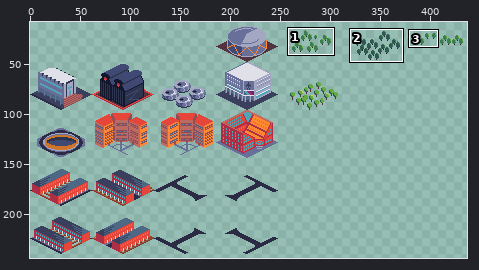
Two versions of one pixel-art file, Buildings.aseprite. Above: a wide view before the commit, with the close-up outlined.
Close-up. Earlier state:
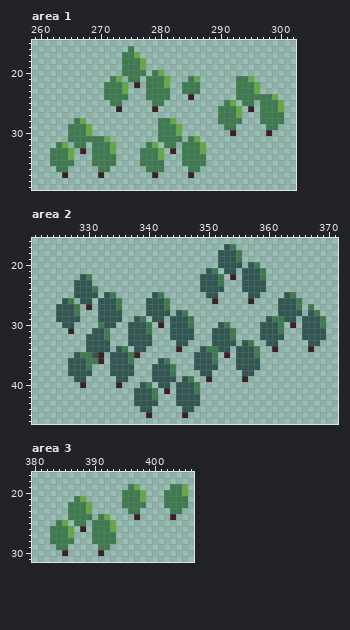
558x432 pixels, 1 frame. Shown: area 1: x 259..302, y 15..39; area 2: x 321..371, y 16..46; area 3: x 380..406, y 17..31. The wide view leaves out empty margins. The commit also changed other parts of the picture, which this record leaves out.
After the commit:
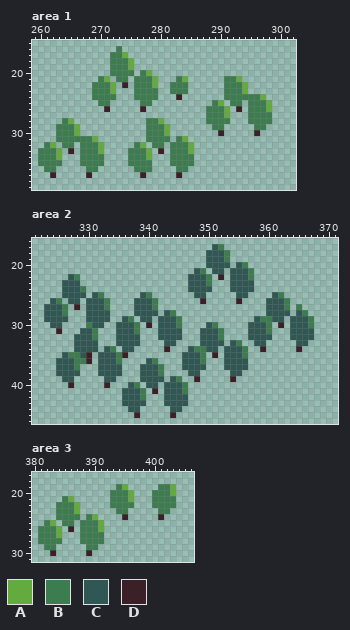
Palette (. is transparent): A #63ab3f  B #3b7d4f  C #2f5753  D #3b2027
Changes in this commit:
Area 1, layer "Buildings":
y 16: x 273 . -> B; x 275 B -> .
y 17: x 272..276 ..BBA -> BBA..
y 18..19: x 272..273 .. -> BB; x 275..277 BBA -> A..
y 20: x 272..273 .. -> BB; x 276 B -> .; x 278..280 .BA -> A..
y 21: x 270..275 ..BA.B -> BA.BB.; x 277 . -> B; x 279..281 BBA -> A..; x 283..286 ..BA -> BA..; x 291..295 ..BBA -> BBA..
y 22: x 269..270 .. -> BB; x 272..274 BBA -> A.D; x 276..277 D. -> BB; x 279..283 BBA.. -> A..BB; x 285..286 BB -> ..; x 291..292 .. -> BB; x 294..296 BBA -> A..
y 23: x 269..270 .. -> BB; x 272..274 BBA -> A..; x 276..277 .. -> BB; x 280..283 BB.. -> ..BB; x 285..286 BB -> ..; x 291..292 .. -> BB; x 294..296 BBA -> A..
y 24: x 269..270 .. -> BB; x 273..274 BB -> ..; x 276..277 .. -> BB; x 280..281 BB -> ..; x 283 . -> D; x 285 D -> .; x 291..292 .. -> BB; x 297..299 BBA -> A..
y 25: x 270..273 ..BB -> BB..; x 277..280 ..BB -> BB..; x 289..294 ..BA.B -> BA.BB.; x 296 . -> B; x 298..300 BBA -> A..
y 26: x 271 . -> D; x 273 D -> .; x 277 . -> D; x 279 D -> .; x 288..289 .. -> BB; x 291..293 BBA -> A.D; x 295..296 D. -> BB; x 298..300 BBA -> A..
y 27: x 288..289 .. -> BB; x 291..293 BBA -> A..; x 295..296 .. -> BB; x 299..300 BB -> ..
y 28: x 264..267 ..BA -> BA..; x 278..282 ..BBA -> BBA..; x 288..289 .. -> BB; x 292..293 BB -> ..; x 295..296 .. -> BB; x 299..300 BB -> ..
y 29: x 263..264 .. -> BB; x 266..268 BBA -> A..; x 278..279 .. -> BB; x 281..283 BBA -> A..; x 289..292 ..BB -> BB..; x 296..299 ..BB -> BB..
y 30: x 263..264 .. -> BB; x 266..268 BBA -> A..; x 278..279 .. -> BB; x 281..283 BBA -> A..; x 290 . -> D; x 292 D -> .; x 296 . -> D; x 298 D -> .
y 31: x 263..264 .. -> BB; x 269..271 BBA -> A..; x 278..279 .. -> BB; x 282 B -> .; x 284..286 .BA -> A..
y 32: x 261..266 ..BA.B -> BA.BB.; x 268 . -> B; x 270..272 BBA -> A..; x 276..281 ..BA.B -> BA.BB.; x 283 . -> B; x 285..287 BBA -> A..
y 33: x 260..261 .. -> BB; x 263..265 BBA -> A.D; x 267..268 D. -> BB; x 270..272 BBA -> A..; x 275..276 .. -> BB; x 278..280 BBA -> A.D; x 282..283 D. -> BB; x 285..287 BBA -> A..
y 34: x 260..261 .. -> BB; x 263..265 BBA -> A..; x 267..268 .. -> BB; x 271..272 BB -> ..; x 275..276 .. -> BB; x 278..280 BBA -> A..; x 282..283 .. -> BB; x 286..287 BB -> ..
y 35: x 260..261 .. -> BB; x 264..265 BB -> ..; x 267..268 .. -> BB; x 271..272 BB -> ..; x 275..276 .. -> BB; x 279..280 BB -> ..; x 282..283 .. -> BB; x 286..287 BB -> ..
y 36: x 261..264 ..BB -> BB..; x 268..271 ..BB -> BB..; x 276..277 .. -> BB; x 279..280 BB -> ..; x 283..286 ..BB -> BB..
y 37: x 262 . -> D; x 264 D -> .; x 268 . -> D; x 270 D -> .; x 277 . -> D; x 279 D -> .; x 283 . -> D; x 285 D -> .
Area 2, layer "Buildings":
y 17: x 351..354 ..CB -> CB..
y 18..19: x 350..351 .. -> CC; x 353..355 CCB -> B..
y 20: x 350..351 .. -> CC; x 354 C -> .; x 356..358 .CB -> B..
y 21: x 348..353 ..CB.C -> CB.CC.; x 355 . -> C; x 357..359 CCB -> B..
y 22: x 327..330 ..CB -> CB..; x 347..348 .. -> CC; x 350..352 CCB -> B.D; x 354..355 D. -> CC; x 357..359 CCB -> B..
y 23: x 326..327 .. -> CC; x 329..330 CC -> ..; x 347..348 .. -> CC; x 350..352 CCB -> B..; x 354..355 .. -> CC; x 358..359 CC -> ..
y 24: x 326..327 .. -> CC; x 329..331 CCB -> B..; x 347..348 .. -> CC; x 351..352 CC -> ..; x 354..355 .. -> CC; x 358..359 CC -> ..
y 25: x 326..327 .. -> CC; x 330 C -> .; x 332..334 .CB -> B..; x 339..342 ..CB -> CB..; x 348..351 ..CC -> CC..; x 355..358 ..CC -> CC..; x 361..364 ..CB -> CB..
y 26: x 324..329 ..CB.C -> CB.CC.; x 331 . -> C; x 333..335 CCB -> B..; x 338..339 .. -> CC; x 341..343 CCB -> B..; x 349 . -> D; x 351 D -> .; x 355 . -> D; x 357 D -> .; x 360..361 .. -> CC; x 363..365 CCB -> B..
y 27: x 323..324 .. -> CC; x 326..328 CCB -> B.D; x 330..331 D. -> CC; x 333..335 CCB -> B..; x 338..339 .. -> CC; x 341..343 CCB -> B..; x 360..361 .. -> CC; x 363..364 CC -> B.; x 367 B -> .
y 28: x 323..324 .. -> CC; x 326..328 CCB -> B..; x 330..331 .. -> CC; x 334..335 CC -> ..; x 338..339 .. -> CC; x 342 C -> .; x 344..346 .CB -> B..; x 360..361 .. -> CC; x 364 C -> .; x 366..368 .CB -> B..
y 29: x 323..324 .. -> CC; x 327..328 CC -> ..; x 330..331 .. -> CC; x 334..341 CC..CB.C -> ..CB.CC.; x 343 . -> C; x 345..347 CCB -> B..; x 358..363 ..CBBC -> CBBCC.; x 365 . -> C; x 367..369 CCB -> B..
y 30: x 324..327 ..CC -> CC..; x 330..336 ..BCC.. -> BCC..CC; x 338..340 CCB -> B.D; x 342..343 D. -> CC; x 345..347 CCB -> B..; x 350..353 ..CB -> CB..; x 357..358 .. -> CC; x 360..362 CCB -> B.D; x 364..365 D. -> CC; x 367..369 CCB -> B..
y 31: x 325 . -> D; x 327 D -> .; x 329..333 ..CCB -> CCB..; x 335..336 .. -> CC; x 338..340 CCB -> B..; x 342..343 .. -> CC; x 346..347 CC -> ..; x 349..350 .. -> CC; x 352..354 CCB -> B..; x 357..358 .. -> CC; x 360..362 CCB -> B..; x 364..365 .. -> CC; x 368..369 CC -> ..
y 32: x 328..329 .. -> CC; x 331..333 CCB -> B..; x 335..336 .. -> CC; x 339..340 CC -> ..; x 342..343 .. -> CC; x 346..347 CC -> ..; x 349..350 .. -> CC; x 352..354 CCB -> B..; x 357..358 .. -> CC; x 361..362 CC -> ..; x 364..365 .. -> CC; x 368..369 CC -> ..
y 33: x 328..329 .. -> CC; x 332..333 CC -> ..; x 335..336 .. -> CC; x 339..340 CC -> ..; x 343..346 ..CC -> CC..; x 349..350 .. -> CC; x 353 C -> .; x 355..361 .CB..CC -> B..CC..; x 365..368 ..CC -> CC..
y 34: x 328..329 .. -> CC; x 332 C -> .; x 334..339 .CB.CC -> B.CC..; x 343 . -> D; x 345 D -> .; x 347..352 ..CBBC -> CBBCC.; x 354 . -> C; x 356..359 CCB. -> B..D; x 361 D -> .; x 365 . -> D; x 367 D -> .
y 35: x 326..333 ..CBBCD. -> CBBCD.CC; x 335..338 CCBD -> BD..; x 346..347 .. -> CC; x 349..351 CCB -> B.D; x 353..354 D. -> CC; x 356..358 CCB -> B..
y 36: x 325..326 .. -> CC; x 328..333 CCBBD. -> BBD.CC; x 335..337 CCB -> B..; x 340..343 ..CB -> CB..; x 346..347 .. -> CC; x 349..351 CCB -> B..; x 353..354 .. -> CC; x 357..358 CC -> ..
y 37: x 325..326 .. -> CC; x 328..330 CCB -> B..; x 332..333 .. -> CC; x 336..337 CC -> ..; x 339..340 .. -> CC; x 342..344 CCB -> B..; x 346..347 .. -> CC; x 350..351 CC -> ..; x 353..354 .. -> CC; x 357..358 CC -> ..
y 38: x 325..326 .. -> CC; x 329..330 CC -> ..; x 332..333 .. -> CC; x 336..337 CC -> ..; x 339..340 .. -> CC; x 342..344 CCB -> B..; x 347..350 ..CC -> CC..; x 354..357 ..CC -> CC..
y 39: x 326..329 ..CC -> CC..; x 333..336 ..CC -> CC..; x 339..340 .. -> CC; x 343 C -> .; x 345..348 .CB. -> B..D; x 350 D -> .; x 354 . -> D; x 356 D -> .
y 40: x 327 . -> D; x 329 D -> .; x 333 . -> D; x 335 D -> .; x 337..342 ..CB.C -> CB.CC.; x 344 . -> C; x 346..348 CCB -> B..
y 41: x 336..337 .. -> CC; x 339..341 CCB -> B.D; x 343..344 D. -> CC; x 346..348 CCB -> B..
y 42: x 336..337 .. -> CC; x 339..341 CCB -> B..; x 343..344 .. -> CC; x 347..348 CC -> ..
y 43: x 336..337 .. -> CC; x 340..341 CC -> ..; x 343..344 .. -> CC; x 347..348 CC -> ..
y 44: x 337..340 ..CC -> CC..; x 344..347 ..CC -> CC..
y 45: x 338 . -> D; x 340 D -> .; x 344 . -> D; x 346 D -> .
Area 3, layer "Buildings":
y 19: x 394..397 ..BA -> BA..; x 401..405 ..BBA -> BBA..
y 20: x 393..394 .. -> BB; x 396..398 BBA -> A..; x 400..401 .. -> BB; x 403..405 BBA -> A..
y 21: x 385..388 ..BA -> BA..; x 393..394 .. -> BB; x 396..398 BBA -> A..; x 400..401 .. -> BB; x 404..405 BB -> ..
y 22: x 384..385 .. -> BB; x 387..389 BBA -> A..; x 393..394 .. -> BB; x 397..398 BB -> ..; x 400..401 .. -> BB; x 404..405 BB -> ..
y 23: x 384..385 .. -> BB; x 387..389 BBA -> A..; x 394..397 ..BB -> BB..; x 401..404 ..BB -> BB..
y 24: x 384..385 .. -> BB; x 388 B -> .; x 390..392 .BA -> A..; x 395 . -> D; x 397 D -> .; x 401 . -> D; x 403 D -> .
y 25: x 382..387 ..BA.B -> BA.BB.; x 389 . -> B; x 391..393 BBA -> A..
y 26: x 381..382 .. -> BB; x 384..386 BBA -> A.D; x 388..389 D. -> BB; x 391..393 BBA -> A..
y 27: x 381..382 .. -> BB; x 384..386 BBA -> A..; x 388..389 .. -> BB; x 392..393 BB -> ..
y 28: x 381..382 .. -> BB; x 385..386 BB -> ..; x 388..389 .. -> BB; x 392..393 BB -> ..
y 29: x 382..385 ..BB -> BB..; x 389..392 ..BB -> BB..
y 30: x 383 . -> D; x 385 D -> .; x 389 . -> D; x 391 D -> .
Pixel boxes of the changes (left, top, right, bottom) in both close-ups:
changed: (38, 46, 284, 178)
changed: (44, 244, 326, 418)
changed: (38, 484, 188, 556)
